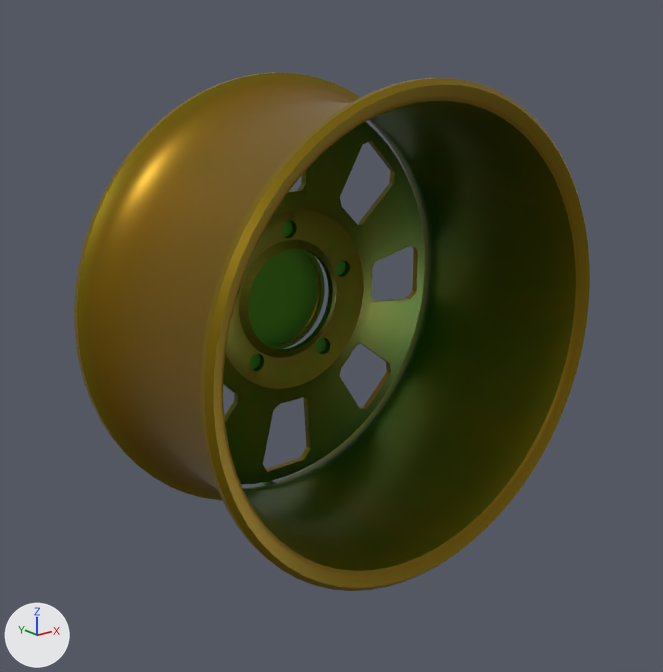
A saved change to the glTF model model/parts/rim_RR_window.glb.
Camera for both pictures: a 50 mm camera at (0.66, 0.159, 0.65) aimed at (1.198, 0.831, 0.382). The axes (+X, +Y, +Z) are drawn at lower left. The lights are the same throughout. The first picture is the older version. Where no turn or scale is listed for an object, it has been applied to the vertices. Vertices at exactly the same position are counted once.

Names of what the first picture shows: 'black', 'rim'.
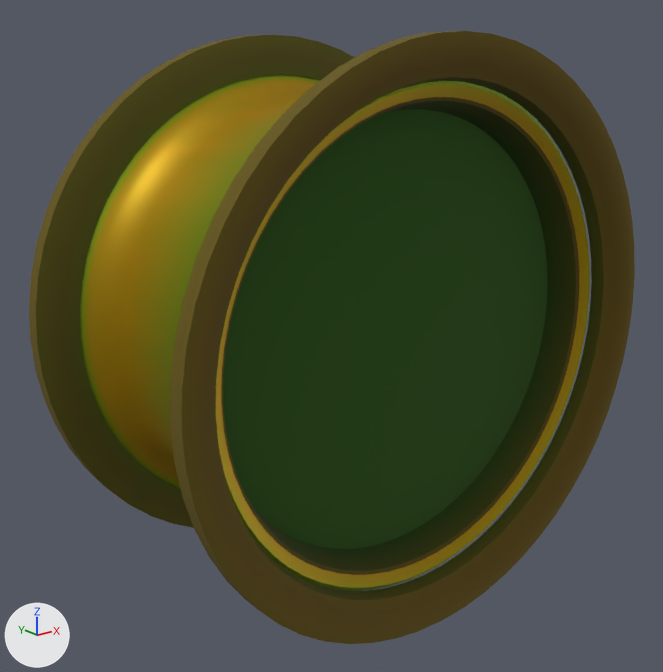
The change, as a diff of the scene's bpy script:
```diff
--- a/model/parts/rim_RR_window.glb.py
+++ b/model/parts/rim_RR_window.glb.py
@@ mat_rim @@
 n0 = _N.new('ShaderNodeBsdfPrincipled'); n0.name = 'Principled BSDF'
 n0.inputs[1].default_value = 0.7  # 'Metallic'
-n0.inputs[2].default_value = 0.4  # 'Roughness'
 n1 = _N.new('ShaderNodeOutputMaterial'); n1.name = 'Material Output'
@@ mat_rim @@
 n2 = _N.new('ShaderNodeMix'); n2.name = 'Mix'
 n2.inputs[0].default_value = 1.0  # 'Factor'
-n2.inputs[7].default_value = (0.271, 0.29, 0.31, 1.0)  # 'B', grey #8e9397
+n2.inputs[7].default_value = (0.541, 0.561, 0.58, 1.0)  # 'B', light grey #c2c5c8
 n3 = _N.new('ShaderNodeVertexColor'); n3.name = 'Color Attribute'
@@ mat_tyre @@
+mat_tyre = bpy.data.materials.new('tyre')
+# nodes: BsdfPrincipled, Mix, OutputMaterial, VertexColor
+# colours: dark grey #63676c, mixed with the vertex colours
@@ me_rim @@
 # used by ob_rim; location = (1.215, 0.822, 0.396)
-me_rim.from_pydata(...)  # 3586 vertices, 7084 faces; spans x -0.231..0.231, y -0.113..0.13, z -0.231..0.231
+me_rim.from_pydata(...)  # 3492 vertices, 6806 faces; spans x -0.231..0.231, y -0.113..0.132, z -0.231..0.231
+# me_rim part 1: the loose piece of 64 vertices spanning x -0.012..0.012, y 0.107..0.111, z 0.063..0.087 is moved by (0.0, 0.01, 0.0)
+# me_rim part 2: the loose piece of 64 vertices spanning x -0.056..-0.032, y 0.107..0.111, z -0.073..-0.048 is moved by (0.0, 0.01, 0.0)
+# me_rim part 3: the loose piece of 64 vertices spanning x 0.032..0.056, y 0.107..0.111, z -0.073..-0.048 is moved by (0.0, 0.01, 0.0)
+# me_rim part 4: the loose piece of 64 vertices spanning x 0.059..0.084, y 0.107..0.111, z 0.011..0.036 is moved by (0.0, 0.01, 0.0)
+# me_rim part 5: the loose piece of 1390 vertices spanning x -0.212..0.212, y 0.092..0.122, z -0.212..0.212 is rebuilt with 1744 vertices and now spans x -0.212..0.212, y 0.104..0.125, z -0.212..0.212
+# me_rim part 6: the loose piece of 288 vertices spanning x -0.061..0.061, y 0.115..0.129, z -0.061..0.061 is rebuilt with 160 vertices and now spans x -0.057..0.057, y 0.112..0.129, z -0.057..0.057
+# me_rim part 7: the loose piece of 192 vertices spanning x -0.057..0.057, y 0.123..0.13, z -0.057..0.057 is rebuilt with 128 vertices and now spans x -0.056..0.056, y 0.124..0.129, z -0.056..0.056
+# me_rim part 8: 256 vertices removed from x -0.213..0.213, y -0.106..0.106, z -0.213..0.213
+# me_rim part 9: 1784 kept faces spanning x -0.231..0.231, y -0.113..0.126, z -0.231..0.231 get new vertex colours
+# other edits to the shape of me_rim do not show in these pictures
 me_rim.materials.append(mat_rim)
@@ me_black @@
 # used by ob_black; location = (1.215, 0.822, 0.396)
-me_black.from_pydata(...)  # 72 vertices, 132 faces; spans x -0.0225..-0.0125, y 0.1111..0.141, z -0.2233..-0.2133
+me_black.from_pydata(...)  # 592 vertices, 1032 faces; spans x -0.229..0.229, y -0.108..0.141, z -0.229..0.229
+# me_black part 10: a new loose piece, a 32-sided cylinder along y spanning x -0.229..0.229, y -0.0765..-0.0702, z -0.229..0.229, in mat_black
+# me_black part 11: a new loose piece of 384 vertices spanning x -0.2159..0.2159, y -0.108..0.108, z -0.2159..0.2159, in mat_black
+# other edits to the shape of me_black do not show in these pictures
 me_black.materials.append(mat_black)
@@ me_tyre @@
+me_tyre.from_pydata(...)  # 896 vertices, 1792 faces; spans x -0.267..0.267, y -0.139..0.139, z -0.267..0.267
+me_tyre.materials.append(mat_tyre)
@@ ob_tyre @@
+ob_tyre = bpy.data.objects.new('tyre', me_tyre)
+ob_tyre.location = (1.215, 0.822, 0.396)
```

What differs and where, as boxes (x1, y1, x2, y2) in the pictures (663 x 672 px; the box of a moved part takes in the faces that stretch with it):
'rim', surface changed: (80, 75, 590, 591) in both
'black', reshaped: before (262, 481, 277, 485); after (221, 97, 579, 575)
'tyre', added: after (29, 31, 635, 644)
part 1 of me_rim, moved or reshaped (not visible afterwards): before (282, 221, 293, 237)
part 2 of me_rim, moved or reshaped (not visible afterwards): before (250, 354, 261, 369)
part 3 of me_rim, moved or reshaped (not visible afterwards): before (316, 338, 326, 353)
part 4 of me_rim, moved or reshaped (not visible afterwards): before (335, 260, 346, 276)
part 5 of me_rim, rebuilt (not visible afterwards): before (223, 122, 425, 485)
part 6 of me_rim, rebuilt (not visible afterwards): before (265, 249, 325, 349)
part 7 of me_rim, rebuilt (not visible afterwards): before (248, 248, 318, 345)
part 8 of me_rim, deleted: before (221, 97, 579, 575)
part 9 of me_rim, recoloured: (80, 75, 590, 591) in both
part 10 of me_black, added: after (223, 109, 548, 549)
part 11 of me_black, added: after (221, 97, 579, 575)
